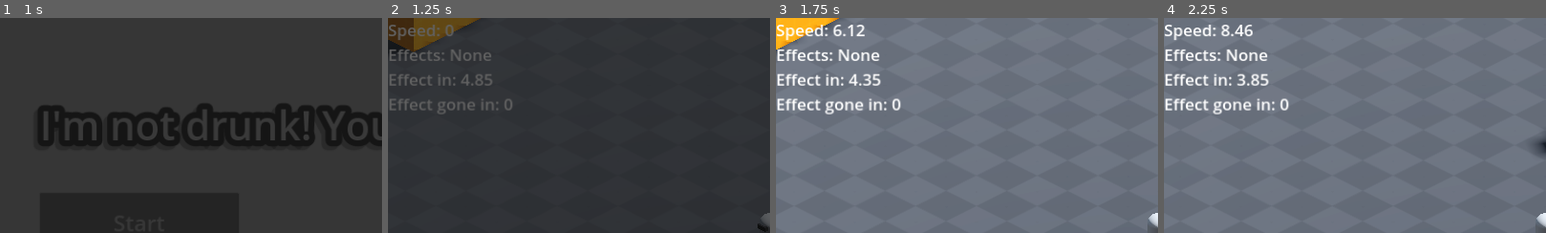
Above: before the commit, frames 1-4 (left to right).
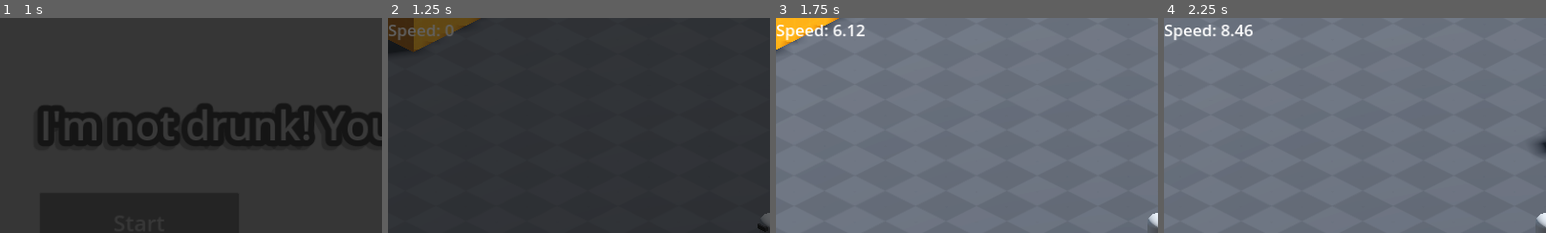
Above: after the commit, the same moments.

Repository: YordanosZt/brackeys-game-jam
Game: Godot game, scene res://UI/main_menu.tscn
Same seed, same stepped clock (60 frames per second), same inputs: the game is played once before the commit and once after it.
Inputs (mouse positions are % of the whole screen's width and height, from its top left):
- Up to frame 1 (1 s): click "Start" at 0.5 s
- Up to frame 2 (1.25 s): no input
- Up to frame 3 (1.75 s): tap Enter at 1.25 s; move the mouse to (72, 45) at 1.27 s; hold D (right) from 1.28 s (still down); tap Backspace at 1.35 s; click (72, 45) at 1.42 s
- Up to frame 4 (2.25 s): release D (right) at 2 s; drag from (30, 55) to (45, 70) at 2.02 s
The pictures show only the part of the screen within x 0-50%, y 0-50%; the shares and areas given below are measured in that part.

Frame 1 is identical in both runs. In frame 2, 1.5% of the frame differs, in the area x 0-33%, y 14-45%; in frame 3, 2.5%; in frame 4, 2.5%.

Commit message:
Add effect toggle

Diff:
--- a/Entities/Player/player.gd
+++ b/Entities/Player/player.gd
@@ -7,6 +7,7 @@
 var random_effects_count: int = 3
 var rand_effect_idx: int = 0
 var has_effect: bool = false
+var allow_effect: bool = false
 
 var input_dir: Vector2
 var direction: Vector2
@@ -29,7 +30,8 @@
 
 func _process(_delta: float) -> void:
 	handle_input()
-	handle_random_effects()
+	if allow_effect:
+		handle_random_effects()
 
 func _physics_process(delta: float) -> void:
 	move(delta)
--- a/Entities/Player/player.tscn
+++ b/Entities/Player/player.tscn
@@ -89,17 +89,14 @@
 [node name="RandomEffectsLabel" type="Label" parent="CanvasLayer/VBoxContainer"]
 layout_mode = 2
 theme_override_font_sizes/font_size = 41
-text = "Effect:"
 
 [node name="EffectsTimerLabel" type="Label" parent="CanvasLayer/VBoxContainer"]
 layout_mode = 2
 theme_override_font_sizes/font_size = 41
-text = "Effect:"
 
 [node name="EffectDelayLabel" type="Label" parent="CanvasLayer/VBoxContainer"]
 layout_mode = 2
 theme_override_font_sizes/font_size = 41
-text = "Effect:"
 
 [connection signal="area_entered" from="ItemDetector" to="." method="_on_item_detector_area_entered"]
 [connection signal="timeout" from="EffectsTimer" to="." method="_on_effects_timer_timeout"]
